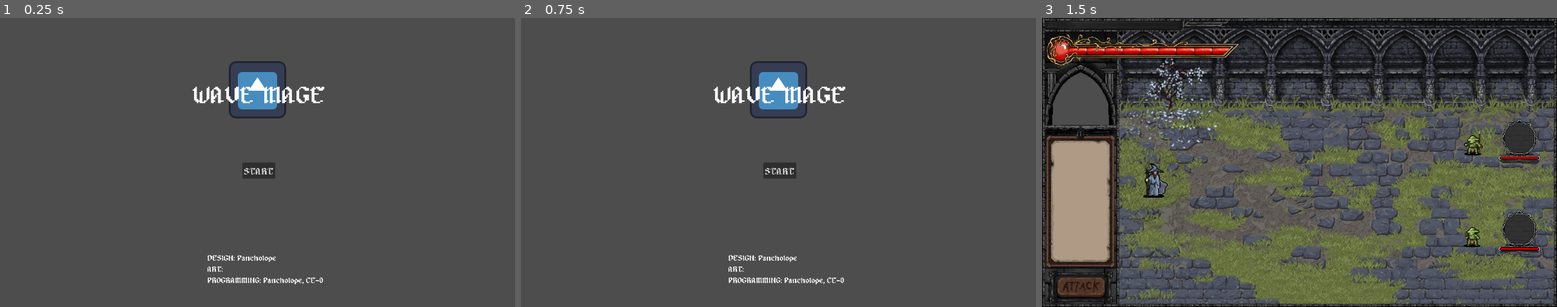
Above: before the commit, frames 1-3 (left to right).
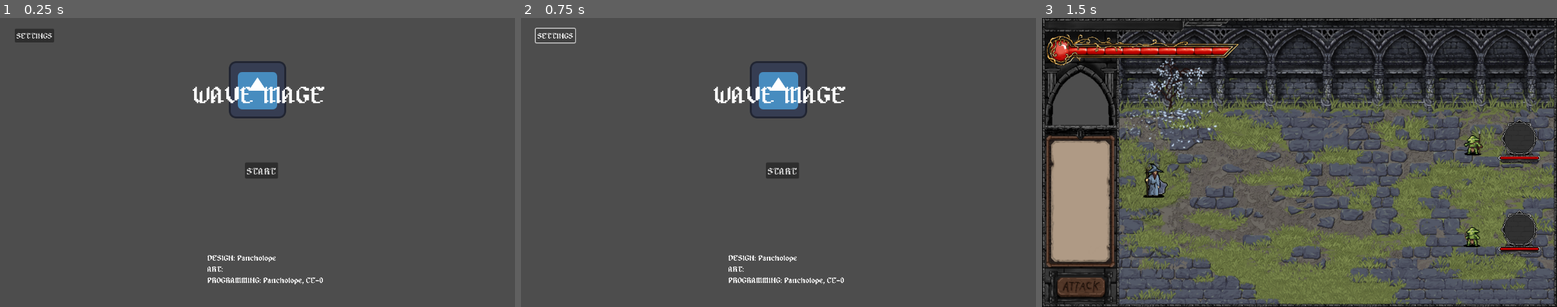
Above: after the commit, the same moments.

Repository: pancholope321/Wave-Mage
Game: Godot game, scene res://Scenes/mainMenu.tscn
The game is run twice, just before and just after one commit, with the same random seed, the same clock (stepped at 60 frames per second) and the same inputs. The project has no main scene, so this scene is started directly. The engine's default icon, where the game draws it, is replaced by a stand-in: a white triangle on a blue panel in a dark square. Sound files missing from this copy of the repository are replaced by a short silence.
Inputs (mouse positions are in pixels of both pictures, inside the frame that each line leads up to):
- Up to frame 1 (0.25 s): no input
- Up to frame 2 (0.75 s): click (557, 35) at 0.5 s, where only the run after the commit has a clickable "SETTINGS"
- Up to frame 3 (1.5 s): click "START" at 1.25 s

The runs differ from the first frame. In frame 1, 0.5% of the frame differs, in the area x 2-54%, y 3-56%; in frame 2, 0.3%; in frame 3, nothing differs.

Commit message:
Began implementation of sound settings

Diff:
--- a/Scenes/mainMenu.tscn
+++ b/Scenes/mainMenu.tscn
@@ -1,10 +1,80 @@
-[gd_scene load_steps=3 format=3 uid="uid://c6qcen12x0kl7"]
+[gd_scene load_steps=6 format=3 uid="uid://c6qcen12x0kl7"]
 
 [ext_resource type="Script" uid="uid://bt2b4nicvgu64" path="res://Scripts/Game/main_menu.gd" id="1_5pknu"]
 [ext_resource type="Texture2D" uid="uid://ck8qkbfchmk86" path="res://icon.svg" id="1_60k44"]
+[ext_resource type="FontFile" uid="uid://chlag3glr1ni0" path="res://Fonts/alagard-12px-unicode.ttf" id="3_b7htb"]
+[ext_resource type="Script" uid="uid://brfbvr1s5fcw" path="res://Scripts/Game/settings.gd" id="4_yl13b"]
+[ext_resource type="Script" uid="uid://doijsxad0r83y" path="res://Scripts/Game/music_volume.gd" id="5_3uny1"]
 
 [node name="Main Menu" type="Node2D"]
 script = ExtResource("1_5pknu")
+
+[node name="Settings Popup" type="Control" parent="."]
+visible = false
+z_index = 18
+layout_mode = 3
+anchors_preset = 0
+script = ExtResource("4_yl13b")
+
+[node name="ColorRect" type="ColorRect" parent="Settings Popup"]
+z_index = -2
+offset_left = -178.0
+offset_top = -99.0
+offset_right = 185.0
+offset_bottom = 110.0
+color = Color(0.205825, 0.108209, 0.0839618, 1)
+
+[node name="Music Volume" type="Control" parent="Settings Popup"]
+layout_mode = 3
+anchors_preset = 0
+script = ExtResource("5_3uny1")
+
+[node name="Label" type="Label" parent="Settings Popup/Music Volume"]
+offset_left = -163.0
+offset_right = -72.0
+offset_bottom = 23.0
+theme_override_fonts/font = ExtResource("3_b7htb")
+text = "MUSIC VOL."
+
+[node name="Minus Button" type="Button" parent="Settings Popup/Music Volume"]
+offset_right = 8.0
+offset_bottom = 8.0
+theme_override_fonts/font = ExtResource("3_b7htb")
+theme_override_font_sizes/font_size = 18
+text = "-"
+
+[node name="Plus Button" type="Button" parent="Settings Popup/Music Volume"]
+offset_left = 90.0
+offset_right = 108.0
+offset_bottom = 31.0
+theme_override_fonts/font = ExtResource("3_b7htb")
+theme_override_font_sizes/font_size = 18
+text = "+"
+
+[node name="Volume Display" type="Label" parent="Settings Popup/Music Volume"]
+offset_left = 32.0
+offset_right = 72.0
+offset_bottom = 28.0
+theme_override_colors/font_color = Color(0.631247, 0.294764, 0.202152, 1)
+theme_override_fonts/font = ExtResource("3_b7htb")
+theme_override_font_sizes/font_size = 20
+text = "100"
+
+[node name="Save Settings" type="Button" parent="Settings Popup"]
+offset_left = -30.0
+offset_top = 54.0
+offset_right = 20.0
+offset_bottom = 84.0
+theme_override_fonts/font = ExtResource("3_b7htb")
+text = "SAVE"
+
+[node name="Transparent BG" type="ColorRect" parent="Settings Popup"]
+z_index = -7
+offset_left = -591.0
+offset_top = -339.0
+offset_right = 595.0
+offset_bottom = 351.0
+color = Color(1, 1, 1, 0.219608)
 
 [node name="Camera2D" type="Camera2D" parent="."]
 
@@ -17,12 +87,13 @@
 offset_top = -190.0
 offset_right = 150.0
 offset_bottom = -121.0
+theme_override_fonts/font = ExtResource("3_b7htb")
 theme_override_font_sizes/font_size = 50
 text = "WAVE MAGE"
 
 [node name="Start Button" type="Button" parent="Camera2D"]
-offset_left = -34.0
-offset_right = 34.0
+offset_left = -28.0
+offset_right = 40.0
 offset_bottom = 36.0
 theme_override_font_sizes/font_size = 20
 text = "START"
@@ -33,8 +104,22 @@
 offset_top = 202.0
 offset_right = 153.0
 offset_bottom = 277.0
+theme_override_fonts/font = ExtResource("3_b7htb")
 text = "DESIGN: Pancholope
 ART:
 PROGRAMMING: Pancholope, CE-0"
 
+[node name="Settings" type="Button" parent="Camera2D"]
+offset_left = -543.0
+offset_top = -300.0
+offset_right = -461.0
+offset_bottom = -269.0
+text = "SETTINGS"
+
+[node name="Music Player" type="AudioStreamPlayer2D" parent="."]
+
+[connection signal="button_down" from="Settings Popup/Music Volume/Minus Button" to="Settings Popup/Music Volume" method="volume_down"]
+[connection signal="button_down" from="Settings Popup/Music Volume/Plus Button" to="Settings Popup/Music Volume" method="volume_up"]
+[connection signal="button_down" from="Settings Popup/Save Settings" to="Settings Popup" method="save_settings"]
 [connection signal="pressed" from="Camera2D/Start Button" to="." method="start_game"]
+[connection signal="button_down" from="Camera2D/Settings" to="." method="display_settings"]
